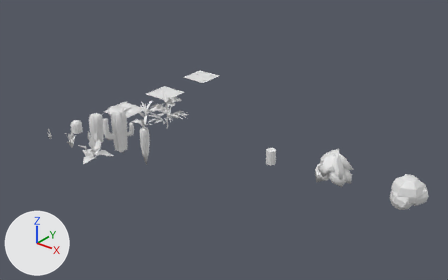
The Blender file scenes/scene-editor.blend as it was, and as the next commit left it.
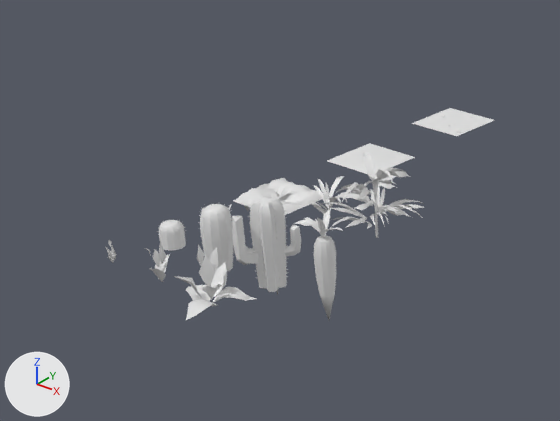
Each version is shown whole from a 50 mm lens placed at (14.65, -12.92, 8.2), pointed at (4.41, -0.11, 0.26), then close up on the part from 0% to 56% of the width and 8% to 75% of the height. Lighting does not change. The marker at lower left points along +X, +Y and +Z.

The older version as bpy lines, for what is in view:
```python
me_cactus1 = bpy.data.meshes.new('cactus1')
me_cactus1.from_pydata(...)  # 355 vertices, 365 faces; spans x -0.201..0.221, y -0.203..0.219, z -0.063..0.338
me_cactus1.materials.append(mat_default_obj_020)  # white #e7e7e7
me_cactus2 = bpy.data.meshes.new('cactus2')
me_cactus2.from_pydata(...)  # 614 vertices, 624 faces; spans x -0.241..0.241, y -0.239..0.243, z -0.106..0.803
me_cactus2.materials.append(mat_default_obj_021)  # white #e7e7e7
me_fireflower3 = bpy.data.meshes.new('fireflower3')
me_fireflower3.from_pydata(...)  # 99 vertices, 82 faces; spans x -0.583..0.426, y -0.551..0.408, z 0.043..1.022
me_fireflower3.materials.append(mat_default_obj_002)  # white #e7e7e7
me_leaf3 = bpy.data.meshes.new('leaf3')
me_leaf3.from_pydata(...)  # 477 vertices, 254 faces; spans x -0.69..0.69, y -0.77..0.76, z -0.1..1.07
me_leaf3.materials.append(mat_default_obj_015)  # white #e7e7e7
me_soil = bpy.data.meshes.new('soil')
me_soil.from_pydata(...)  # 169 vertices, 144 faces; spans x -0.5..0.5, y -0.457..0.543, z -0.24..0.09
me_soil.materials.append(mat_default_obj_004)  # white #e7e7e7
ob_cactus1 = bpy.data.objects.new('cactus1', me_cactus1)
ob_cactus1.location = (0.0, -2.0, 0.0)
ob_cactus2 = bpy.data.objects.new('cactus2', me_cactus2)
ob_cactus2.location = (1.0, -2.0, 0.0)
ob_fireflower3 = bpy.data.objects.new('fireflower3', me_fireflower3)
ob_fireflower3.location = (2.0, -3.0, 0.0)
ob_leaf3 = bpy.data.objects.new('leaf3', me_leaf3)
ob_leaf3.location = (2.0, 0.0, 0.0)
ob_soil = bpy.data.objects.new('soil', me_soil)
ob_soil.location = (0.0, 0.0, 0.0)
# also in view: 'unoccupied.010' at (0.0, 2.01, 0.02); 'path.014' at (0.0, 4.04, 0.04); 'leaf2' at (1.06, 0.0, 0.2); 'carrot3' at (2.02, -0.98, -0.18); 'cactus3' at (2.05, -2.03, 0.54)
```
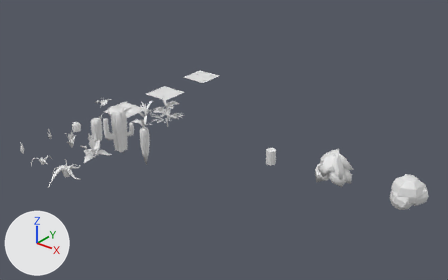
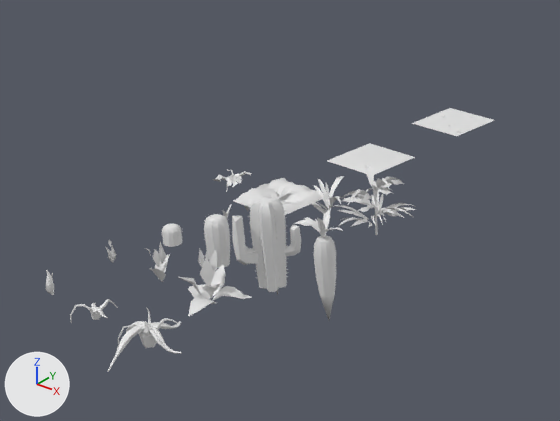
Boxes (x1, y1, x2, y2) around the edits, measured in the close-ups (560 x 421 px):
'leaf3', mesh rescaled (16% narrower, 17% shorter)
    before: (323, 152, 424, 238)
    after: (331, 164, 416, 235)
'fireflower3', mesh rescaled (12% narrower, 9% shorter)
    before: (174, 230, 256, 320)
    after: (179, 234, 251, 316)
'cactus2', mesh rescaled (24% narrower, 18% shorter)
    before: (198, 204, 235, 271)
    after: (203, 213, 231, 268)
'sapsucker3', added
    after: (108, 308, 182, 372)
'cactus1', mesh rescaled (21% narrower, 27% shorter)
    before: (158, 219, 186, 251)
    after: (161, 224, 183, 247)
'sapsucker2', added
    after: (70, 299, 118, 323)
'deadplant', added
    after: (212, 170, 252, 192)
'sapsucker1', added
    after: (46, 270, 54, 295)

Edits to the bpy script that builds the scene:
```text
Add mat_default_obj_006:
    mat_default_obj_006 = principled_material('Default OBJ.006')
    mat_default_obj_006.base_color = (0.8, 0.8, 0.8)  # white #e7e7e7
Add mat_default_obj_005:
    mat_default_obj_005 = principled_material('Default OBJ.005')
    mat_default_obj_005.base_color = (0.8, 0.8, 0.8)  # white #e7e7e7
Add mat_default_obj_003:
    mat_default_obj_003 = principled_material('Default OBJ.003')
    mat_default_obj_003.base_color = (0.8, 0.8, 0.8)  # white #e7e7e7
Add mat_default_obj_011:
    mat_default_obj_011 = principled_material('Default OBJ.011')
    mat_default_obj_011.base_color = (0.8, 0.8, 0.8)  # white #e7e7e7
Change me_leaf3:
    where me_leaf3.from_pydata(...)  # 477 vertices, 254 faces; spans x -0.69..0.69, y -0.77..0.76, z -0.1..1.07
    used by ob_leaf3; location = (2.0, 0.0, 0.0)
    me_leaf3 part 1: the whole mesh is scaled about its middle by 0.83, then moved by (0.0, 0.0, -0.05)
Change me_cactus1:
    where me_cactus1.from_pydata(...)  # 355 vertices, 365 faces; spans x -0.201..0.221, y -0.203..0.219, z -0.063..0.338
    used by ob_cactus1; location = (0.0, -2.0, 0.0)
    me_cactus1 part 2: the whole mesh is scaled about its middle by 0.751, then moved by (0.0, 0.0, -0.011)
Change me_cactus2:
    where me_cactus2.from_pydata(...)  # 614 vertices, 624 faces; spans x -0.241..0.241, y -0.239..0.243, z -0.106..0.803
    used by ob_cactus2; location = (1.0, -2.0, 0.0)
    me_cactus2 part 3: the whole mesh is scaled about its middle by 0.781, then moved by (0.0, 0.0, -0.044)
Change me_fireflower3:
    where me_fireflower3.from_pydata(...)  # 99 vertices, 82 faces; spans x -0.583..0.426, y -0.551..0.408, z 0.043..1.022
    used by ob_fireflower3; location = (2.0, -3.0, 0.0)
    me_fireflower3 part 4: the whole mesh is scaled about its middle by 0.903, then moved by (0.007, 0.008, -0.016)
Add me_sapsucker3:
    me_sapsucker3.from_pydata(...)  # 484 vertices, 455 faces; spans x -0.437..0.541, y -0.65..0.552, z -0.149..0.318
    me_sapsucker3.materials.append(mat_default_obj_006)  # white #e7e7e7
Add me_sapsucker2:
    me_sapsucker2.from_pydata(...)  # 186 vertices, 171 faces; spans x -0.287..0.295, y -0.212..0.314, z -0.127..0.184
    me_sapsucker2.materials.append(mat_default_obj_005)  # white #e7e7e7
Add me_sapsucker1:
    me_sapsucker1.from_pydata(...)  # 60 vertices, 54 faces; spans x -0.062..0.072, y -0.038..0.095, z -0.069..0.306
    me_sapsucker1.materials.append(mat_default_obj_003)  # white #e7e7e7
Add me_deadplant:
    me_deadplant.from_pydata(...)  # 140 vertices, 106 faces; spans x -0.252..0.272, y -0.273..0.339, z -0.093..0.139
    me_deadplant.materials.append(mat_default_obj_011)  # white #e7e7e7
Add ob_sapsucker3:
    ob_sapsucker3 = bpy.data.objects.new('sapsucker3', me_sapsucker3)
    ob_sapsucker3.location = (2.0, -4.0, 0.0)
Add ob_sapsucker2:
    ob_sapsucker2 = bpy.data.objects.new('sapsucker2', me_sapsucker2)
    ob_sapsucker2.location = (1.0, -4.0, 0.0)
Add ob_sapsucker1:
    ob_sapsucker1 = bpy.data.objects.new('sapsucker1', me_sapsucker1)
    ob_sapsucker1.location = (0.0, -4.0, 0.0)
Add ob_deadplant:
    ob_deadplant = bpy.data.objects.new('deadplant', me_deadplant)
    ob_deadplant.location = (-1.0, 0.0, 0.0)
```
